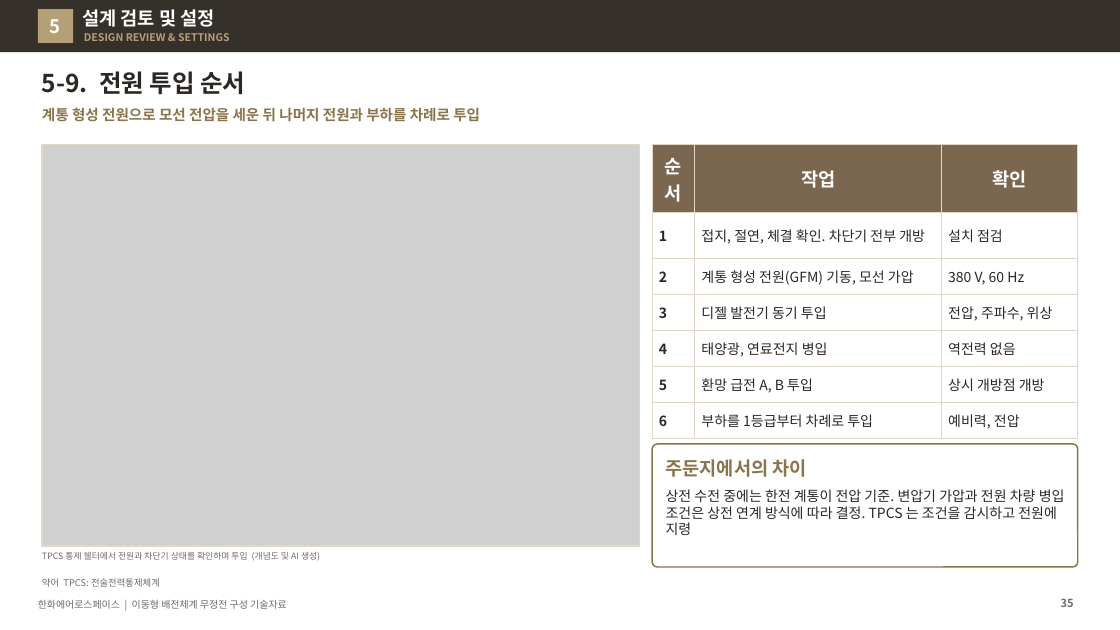
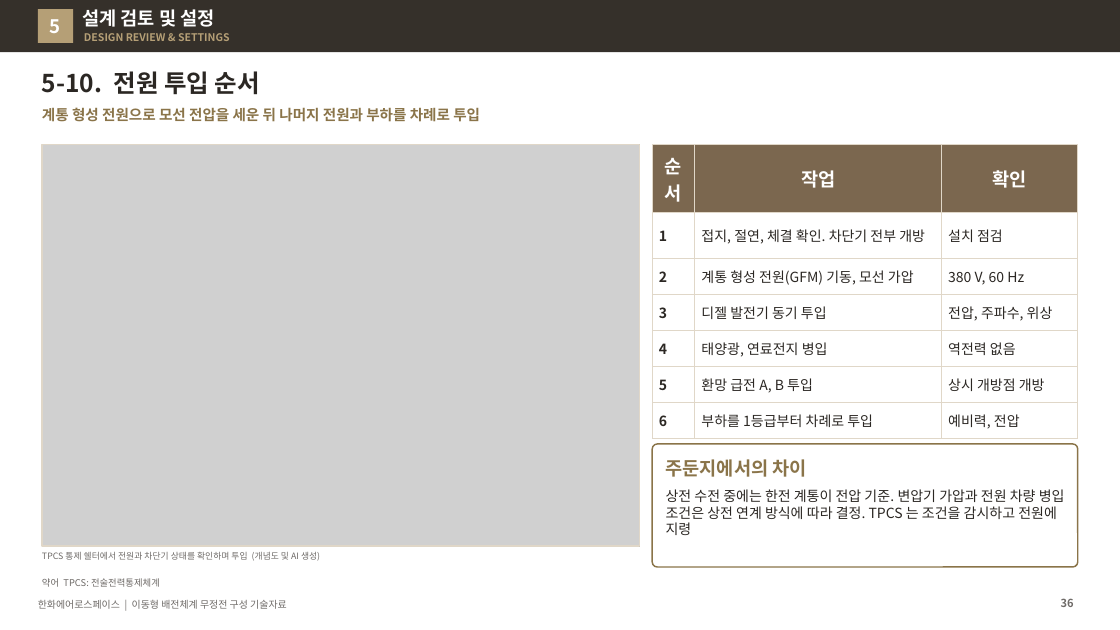
Before and after one commit to byunjd112-hue/headroom, a slide deck: slide 36 of mobile_ems/docs/out/IFPS_이동형배전체계_무정전구성_기술자료_Rev72.pptx (slide 35 before the commit). Drawn at 1120x630 pixels with LibreOffice and Linux fonts; fonts in the diff are those of the drawing; grey boxes stand for pictures. Boxes give left, top, right and bottom in pixels: in the first picture for what was removed or moved away, otherwise in the second. Text is boxed around its words. In the diff, an @@ line names an element or a change of style, - is before the commit and + after.

```diff
--- a/mobile_ems/docs/out/IFPS_이동형배전체계_무정전구성_기술자료_Rev72.pptx
+++ b/mobile_ems/docs/out/IFPS_이동형배전체계_무정전구성_기술자료_Rev72.pptx
@@ title at (42, 71, 260, 95): text changed @@
-5-9. 전원 투입 순서
+5-10. 전원 투입 순서
```
Also in this commit, not shown: 15 other slides changed, 1 slide added, 5 other files.
